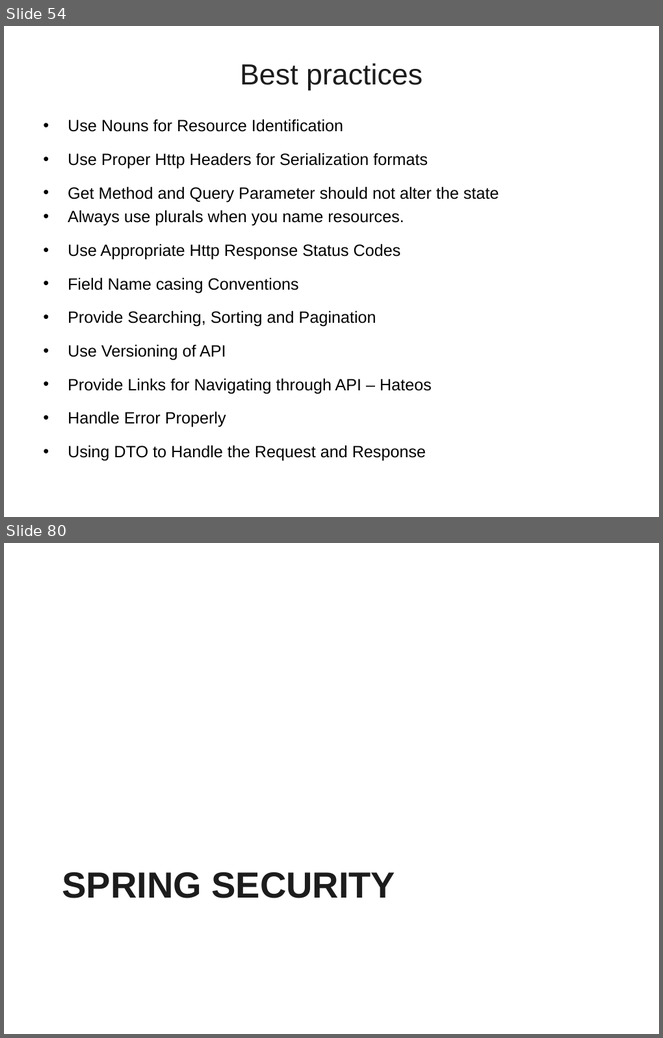
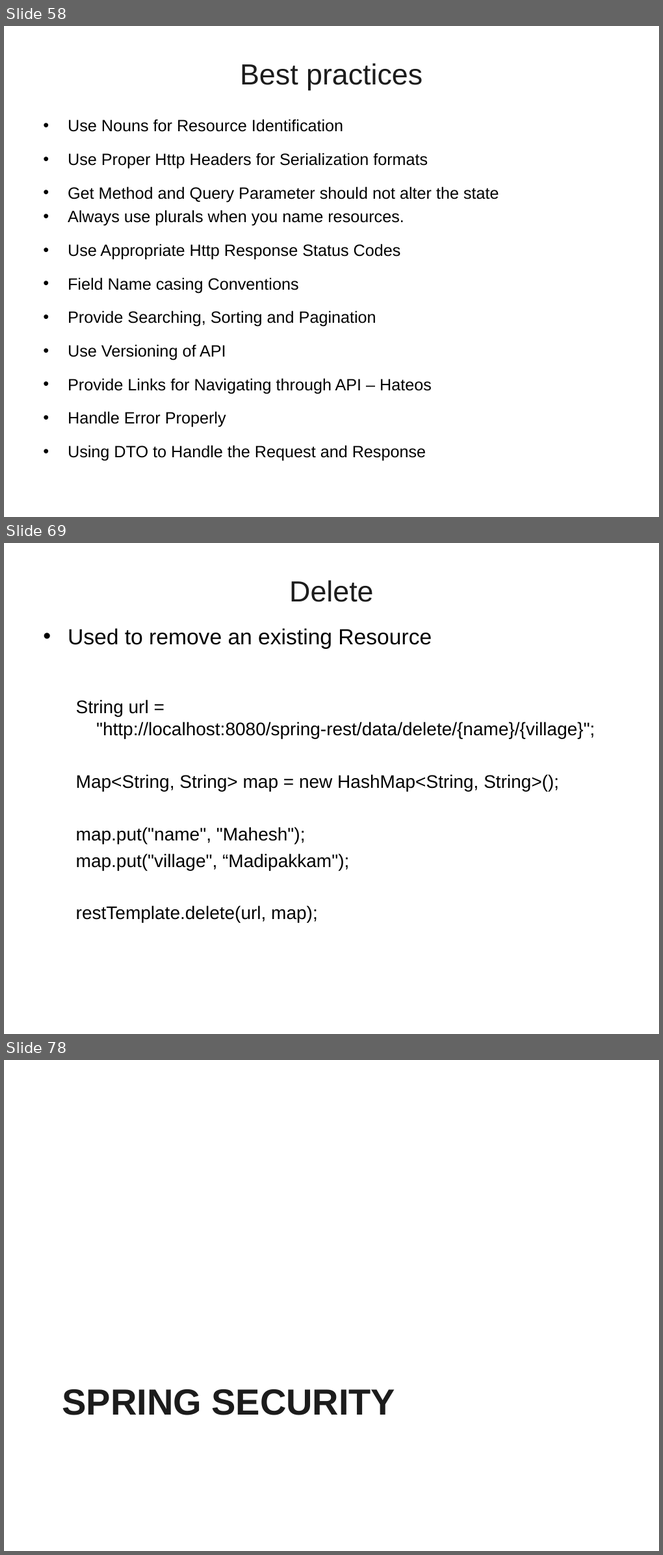
Before and after one commit to vatsanTraining/freshers_dec_2021, a slide deck: SpringBoot_REST.ppt. Shown one above the other, each under a label of ours: slides 54 and 80 before the commit, slides 58, 69 and 78 after it; the slides between them are not shown. The pictures are 663x1038 and 663x1555 pixels, drawn with LibreOffice and Linux fonts; fonts in the diff are those of the drawing; background and template pictures are left out. Boxes give left, top, right and bottom in pixels: in the first picture for what was removed or moved away, otherwise in the second. Text is boxed around its words. In the diff, an @@ line names an element or a change of style, - is before the commit and + after.

Commit message:
Updated Spring file

```diff
--- a/SpringBoot_REST.ppt
+++ b/SpringBoot_REST.ppt
@@ slide 69 added at <box>4,543,659,1034</box>, background picture (left out) @@
@@ title added at <box>289,580,373,602</box>, 32 pt, text #1C1C1C @@
+Delete
@@ text added at <box>68,628,595,923</box>, 20 pt, text #000000 @@
+• Used to remove an existing Resource
+  String url = "http://localhost:8080/spring-rest/data/delete/{name}/{village}";
+  Map<String, String> map = new HashMap<String, String>();
+  map.put("name", "Mahesh");
+  map.put("village", “Madipakkam");
+  restTemplate.delete(url, map);
@@ what was slide 54 is now slide 58 @@
@@ what was slide 80 is now slide 78 @@
```
Also in this commit, not shown: 62 other slides added.
